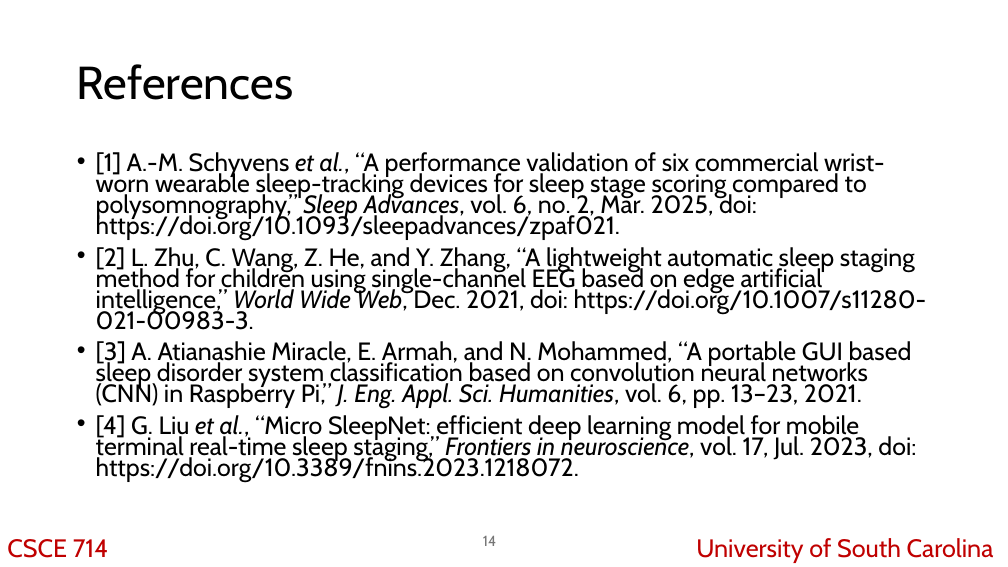
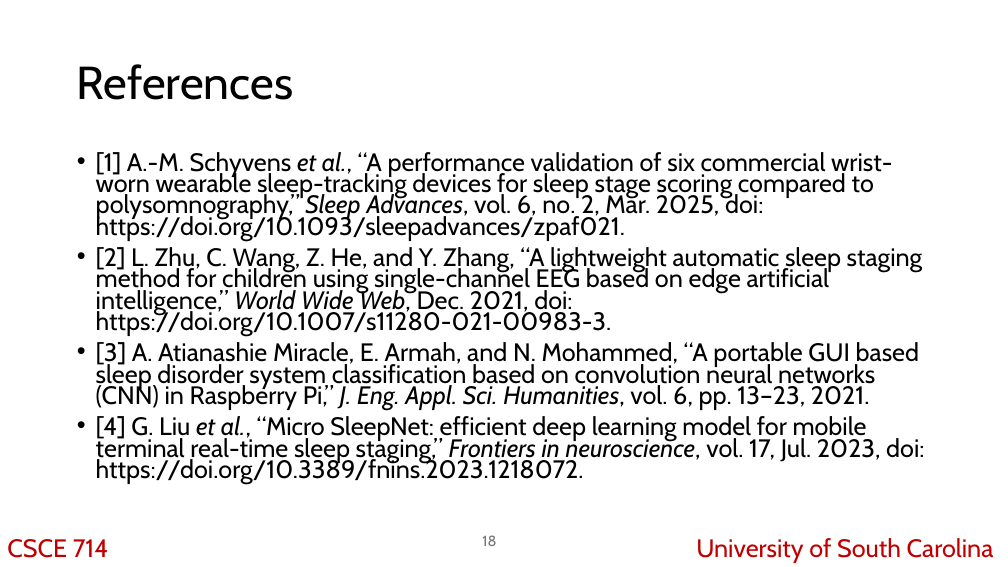
Before and after one commit to KubaJerz/sleep-stage-classifier, a slide deck: slide 18 of CSCE 714 Midterm Presentation.odp (slide 14 before the commit). Drawn at 1008x567 pixels with LibreOffice and Linux fonts; fonts in the diff are those of the drawing. Boxes give left, top, right and bottom in pixels: in the first picture for what was removed or moved away, otherwise in the second. Text is boxed around its words. In the diff, an @@ line names an element or a change of style, - is before the commit and + after.

```diff
--- a/CSCE 714 Midterm Presentation.odp
+++ b/CSCE 714 Midterm Presentation.odp
@@ text "[1] A.-M. Schyvens et al., ..." at <box>96,152,924,484</box>: size 23.8 to 24 pt @@
@@ page number at <box>482,535,496,546</box>: text changed @@
-14
+18
```
Also in this commit, not shown: 7 other slides changed, 7 slides added, 1 slide removed, 5 other files.
